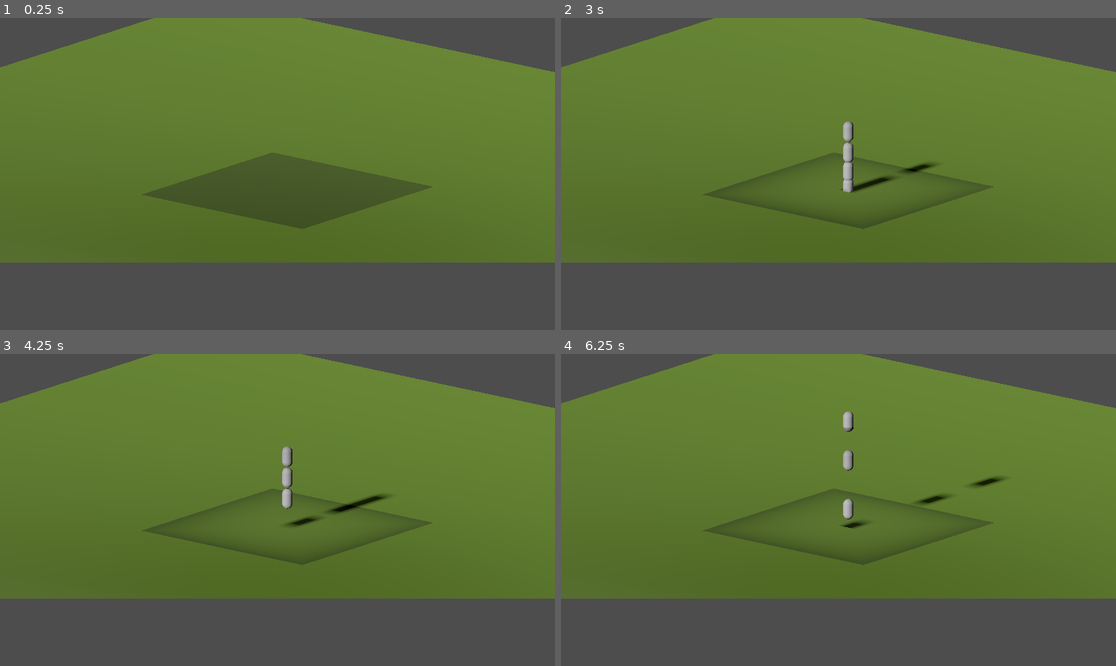
Above: before the commit, frames 1-4 (two rows, left to right).
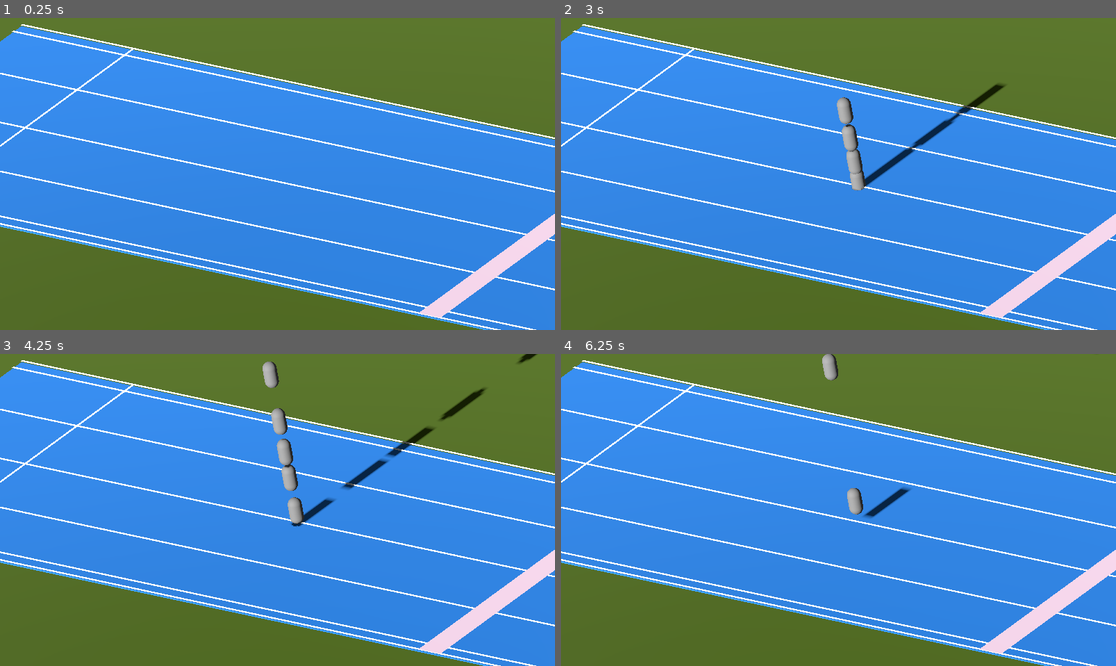
Above: after the commit, the same moments.

Repository: chevvy/sins_of_Father
Game: Godot game, scene res://main.tscn
Two runs of this game, one before a commit and one after it. Both use one fixed random seed, a clock stepped at 60 frames per second and the inputs below.
Inputs:
- Up to frame 1 (0.25 s): no input
- Up to frame 2 (3 s): tap Enter (ui_accept) at 0.5, 0.77, 1.52 s; tap Space (interact_4) every 0.75 s from 0.6 to 2.85 s
- Up to frame 3 (4.25 s): tap Enter (ui_accept) at 3.02, 3.77 s; tap Space (interact_4) at 3.6 s
- Up to frame 4 (6.25 s): tap Space (interact_4) at 4.35, 5.1, 5.85 s; tap Enter (ui_accept) at 4.52, 6.02 s

The runs differ from the first frame. In frame 1, 84% of the frame differs, in the area x 0-100%, y 0-100%; in frame 2, 84%; in frame 3, 84%; in frame 4, 84%.

Commit message:
environment is back on the menu boys

Diff:
--- /dev/null
+++ b/Environment/Track.tscn
@@ -0,0 +1,5 @@
+[gd_scene load_steps=2 format=3 uid="uid://dtsr5n0n2w4jj"]
+
+[ext_resource type="PackedScene" uid="uid://ofkqykg0715g" path="res://ImportedAssets/track.gltf" id="1_wxem5"]
+
+[node name="track" instance=ExtResource("1_wxem5")]
--- /dev/null
+++ b/Environment/WorldEnvironment.tscn
@@ -0,0 +1,23 @@
+[gd_scene load_steps=2 format=3 uid="uid://b2bxoaditrw1i"]
+
+[sub_resource type="Environment" id="Environment_dbcvv"]
+ssao_enabled = true
+
+[node name="WorldEnvironment2" type="WorldEnvironment"]
+environment = SubResource("Environment_dbcvv")
+
+[node name="DirectionalLight3D" type="DirectionalLight3D" parent="."]
+transform = Transform3D(1, 0, 0, 0, 0.924799, 0.380457, 0, -0.380457, 0.924799, 0, 0, 0)
+light_color = Color(1, 1, 1, 1)
+shadow_enabled = true
+
+[node name="ReflectionProbe" type="Node3D" parent="."]
+
+[node name="CameraPivot" type="Node3D" parent="."]
+
+[node name="Camera3D" type="Camera3D" parent="CameraPivot"]
+transform = Transform3D(0.775628, -0.165289, 0.609164, -0.162885, 0.879999, 0.446173, -0.609811, -0.445288, 0.655629, 15.8692, 13.7125, 18.9371)
+projection = 1
+size = 22.0
+near = 0.1
+far = 1000.0
--- a/Environment/default_environment.tres
+++ /dev/null
@@ -1,4 +0,0 @@
-[gd_resource type="Environment" format=3 uid="uid://dg8qd1ptwwilr"]
-
-[resource]
-ssao_enabled = true
--- a/main.tscn
+++ b/main.tscn
@@ -1,7 +1,8 @@
-[gd_scene load_steps=4 format=3 uid="uid://d0lhsaljjxagk"]
+[gd_scene load_steps=5 format=3 uid="uid://d0lhsaljjxagk"]
 
 [ext_resource type="PackedScene" uid="uid://dfihjb47icua3" path="res://Environment/ground.tscn" id="1_lax2e"]
-[ext_resource type="Environment" uid="uid://dg8qd1ptwwilr" path="res://Environment/default_environment.tres" id="2_gi5kq"]
+[ext_resource type="PackedScene" uid="uid://b2bxoaditrw1i" path="res://Environment/WorldEnvironment.tscn" id="3_07i0q"]
+[ext_resource type="PackedScene" uid="uid://dtsr5n0n2w4jj" path="res://Environment/Track.tscn" id="3_h0ngw"]
 [ext_resource type="PackedScene" uid="uid://dstr5dso05ljk" path="res://Player/Input/PlayerInputSystems.tscn" id="3_vkeb7"]
 
 [node name="Main" type="Node"]
@@ -9,19 +10,8 @@
 [node name="Ground" parent="." instance=ExtResource("1_lax2e")]
 transform = Transform3D(1, 0, 0, 0, 1, 0, 0, 0, 1, 2.08165e-12, -0.5, 2.08165e-12)
 
-[node name="WorldEnvironment" type="WorldEnvironment" parent="."]
-environment = ExtResource("2_gi5kq")
+[node name="PlayerInputSystems" parent="." instance=ExtResource("3_vkeb7")]
 
-[node name="DirectionalLight3D" type="DirectionalLight3D" parent="WorldEnvironment"]
-transform = Transform3D(1, 0, 0, 0, 0.924799, 0.380457, 0, -0.380457, 0.924799, 0, 0, 0)
-shadow_enabled = true
+[node name="track" parent="." instance=ExtResource("3_h0ngw")]
 
-[node name="Camera3D" type="Camera3D" parent="WorldEnvironment"]
-transform = Transform3D(0.775628, -0.165289, 0.609164, 1.01614e-17, 0.965103, 0.261869, -0.63119, -0.203113, 0.748561, 14.5894, 8.25653, 19.4365)
-environment = ExtResource("2_gi5kq")
-projection = 1
-size = 30.0
-
-[node name="ReflectionProbe" type="ReflectionProbe" parent="WorldEnvironment"]
-
-[node name="PlayerInputSystems" parent="." instance=ExtResource("3_vkeb7")]
+[node name="world_environment" parent="." instance=ExtResource("3_07i0q")]
Not shown, added: ImportedAssets/track.gltf
Not shown, added: ImportedAssets/track.gltf.import
Binary file added: ImportedAssets/track0.bin
Not shown, added: ImportedAssets/world_environment.gltf
Not shown, added: ImportedAssets/world_environment.gltf.import
Not shown, added: ImportedAssets/world_environment0.bin
Not shown, changed: .DS_Store
